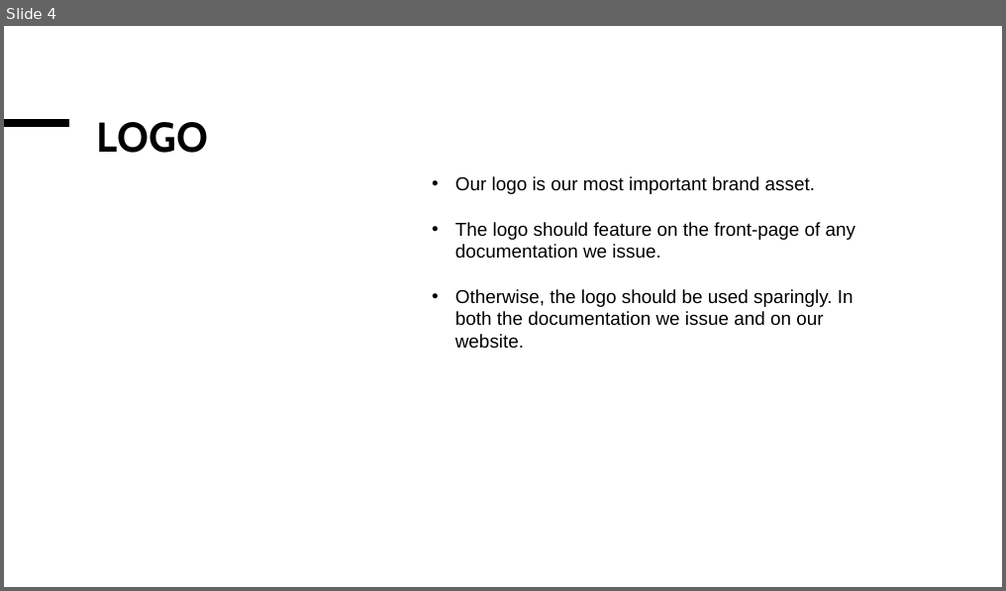
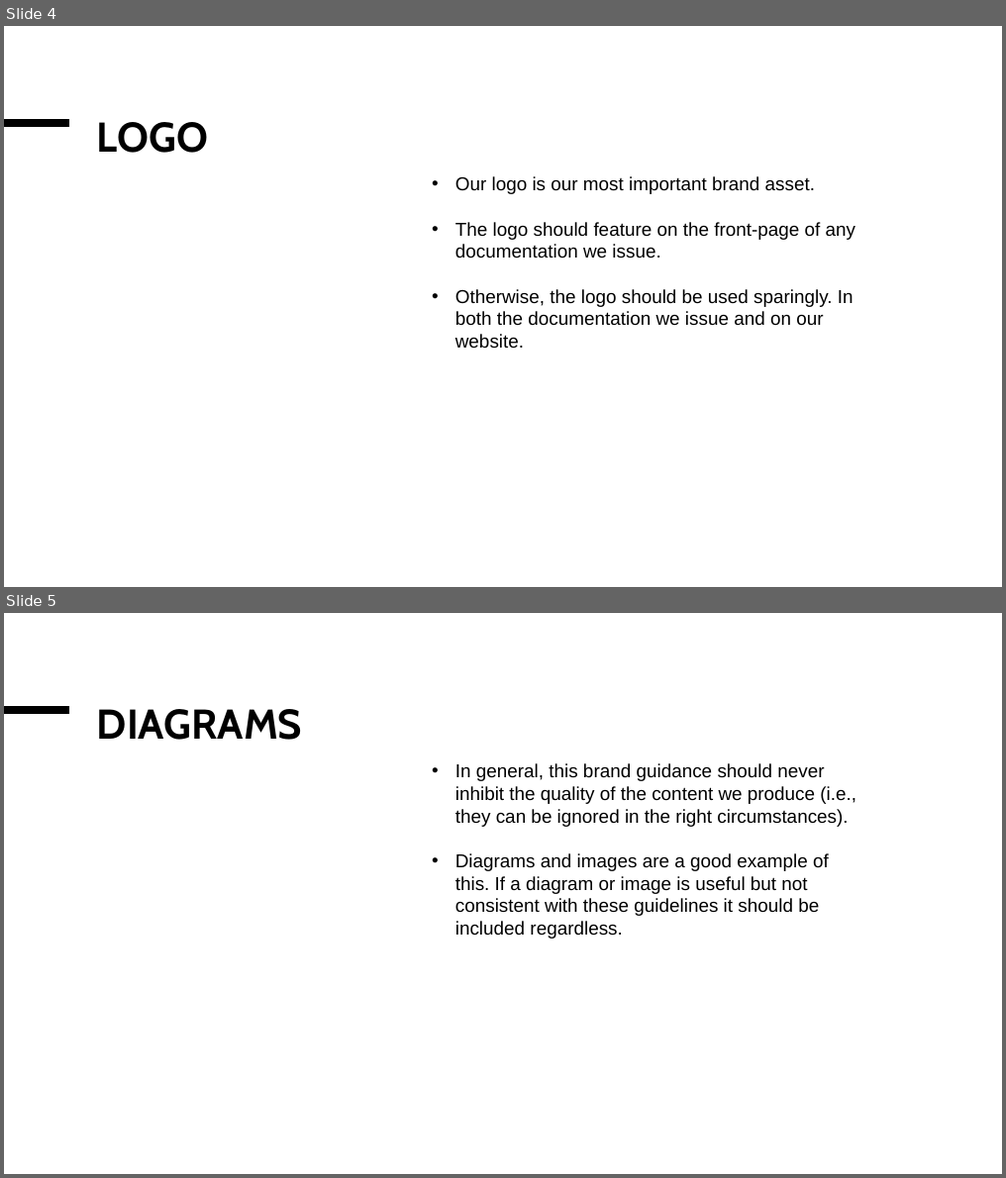
Before and after one commit to samattwood9/6G6Z0035_1CWK30_2024, a slide deck: Supplementary documents/Brand guidelines/Branding.pptx. Shown one above the other, each under a label of ours: slide 4 before the commit, slides 4 and 5 after it. The pictures are 1006x591 and 1006x1178 pixels, drawn with LibreOffice and Linux fonts; fonts in the diff are those of the drawing. Boxes give left, top, right and bottom in pixels: in the first picture for what was removed or moved away, otherwise in the second. Text is boxed around its words. In the diff, an @@ line names an element or a change of style, - is before the commit and + after.

```diff
--- a/Supplementary documents/Brand guidelines/Branding.pptx
+++ b/Supplementary documents/Brand guidelines/Branding.pptx
@@ slide 5 added at <box>4,613,1002,1174</box>, background #FFFFFF; not listed: 1 template element that a slide beside it also shows @@
@@ line added from (4, 710) to (69, 710), #000000 6.75 pt @@
@@ text added at <box>97,709,302,740</box>, 40 pt, text #000000, bold @@
+DIAGRAMS
@@ text added at <box>455,763,856,939</box>, 18 pt, text #000000 @@
+• In general, this brand guidance should never inhibit the quality of the content we produce (i.e., they can be ignored in the right circumstances).
+• Diagrams and images are a good example of this. If a diagram or image is useful but not consistent with these guidelines it should be included regardless.
```
